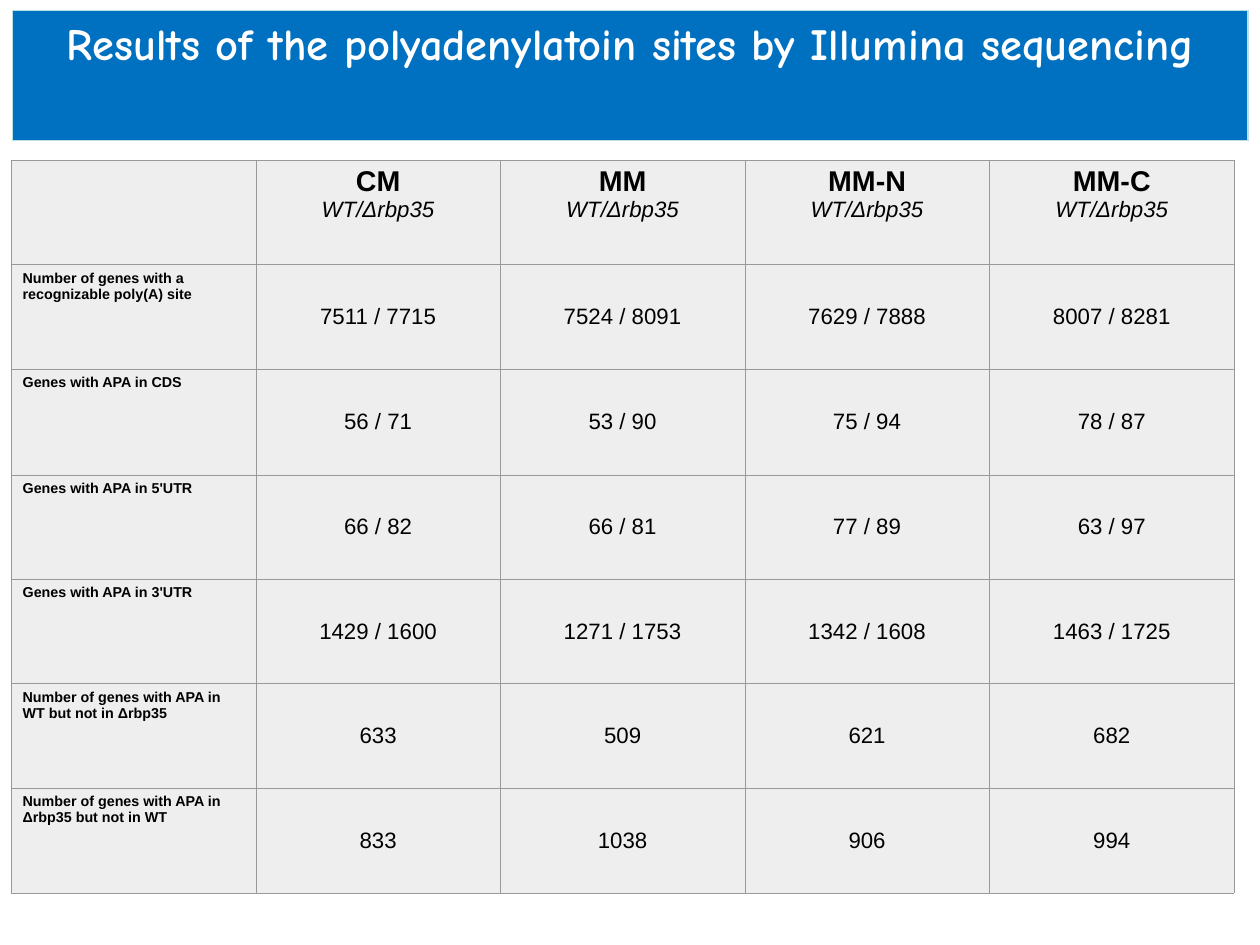
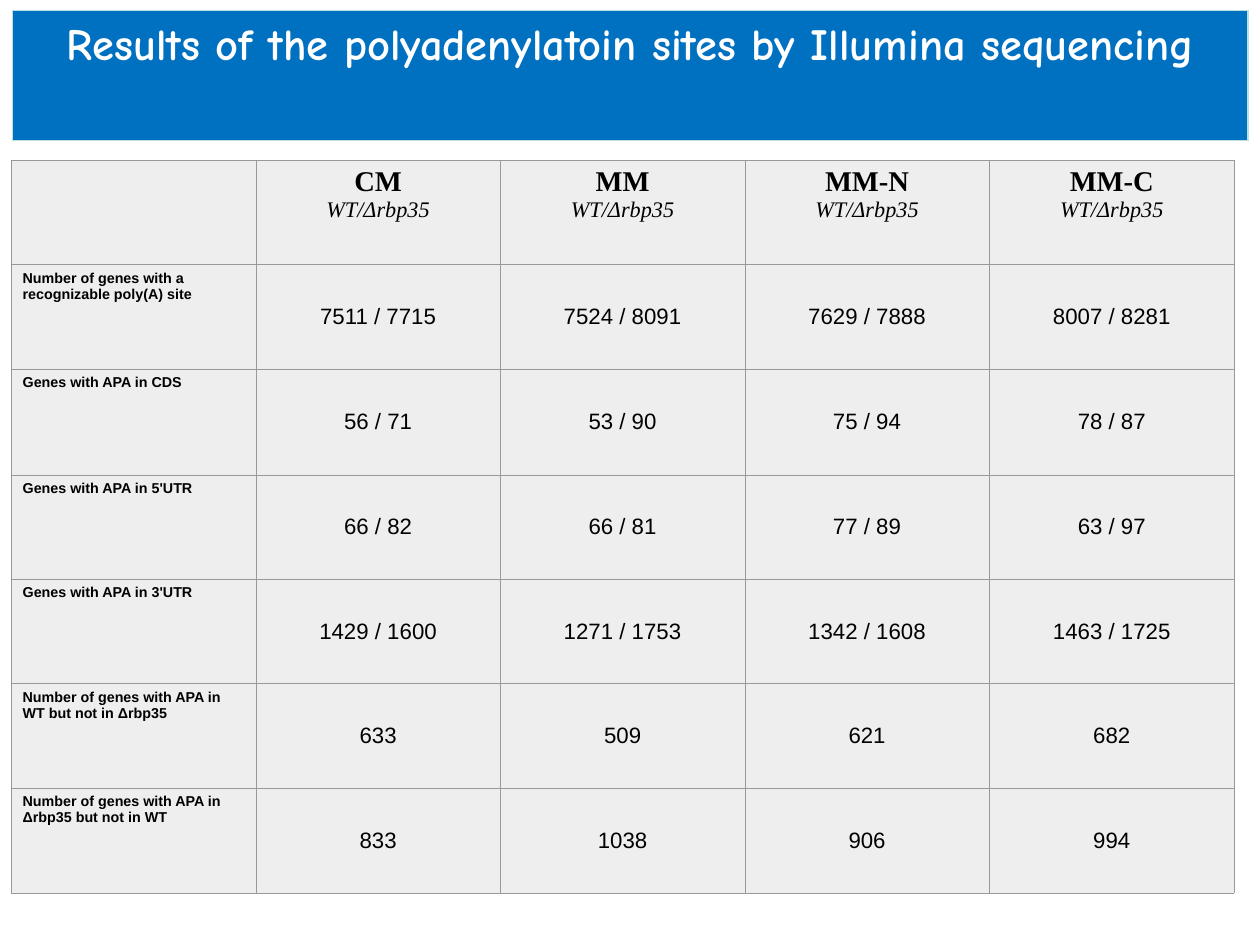
Before and after one commit to wilkinsonlab/m-oryzae-polya, a slide deck: slide 5 of doc/oryzae_presentation.odp. Drawn at 1260x945 pixels with LibreOffice and Linux fonts; fonts in the diff are those of the drawing. Boxes give left, top, right and bottom in pixels: in the first picture for what was removed or moved away, otherwise in the second. Text is boxed around its words. In the diff, an @@ line names an element or a change of style, - is before the commit and + after.

```diff
--- a/doc/oryzae_presentation.odp
+++ b/doc/oryzae_presentation.odp
@@ table at [11, 160, 1235, 893] @@
@@ font Arial to Times New Roman in "CM", "WT/Δrbp35", "MM", "WT/Δrbp35" and 4 more places @@
```
Also in this commit, not shown: 53 other slides changed, 2 slides added, 10 slides removed, 4 other files.
